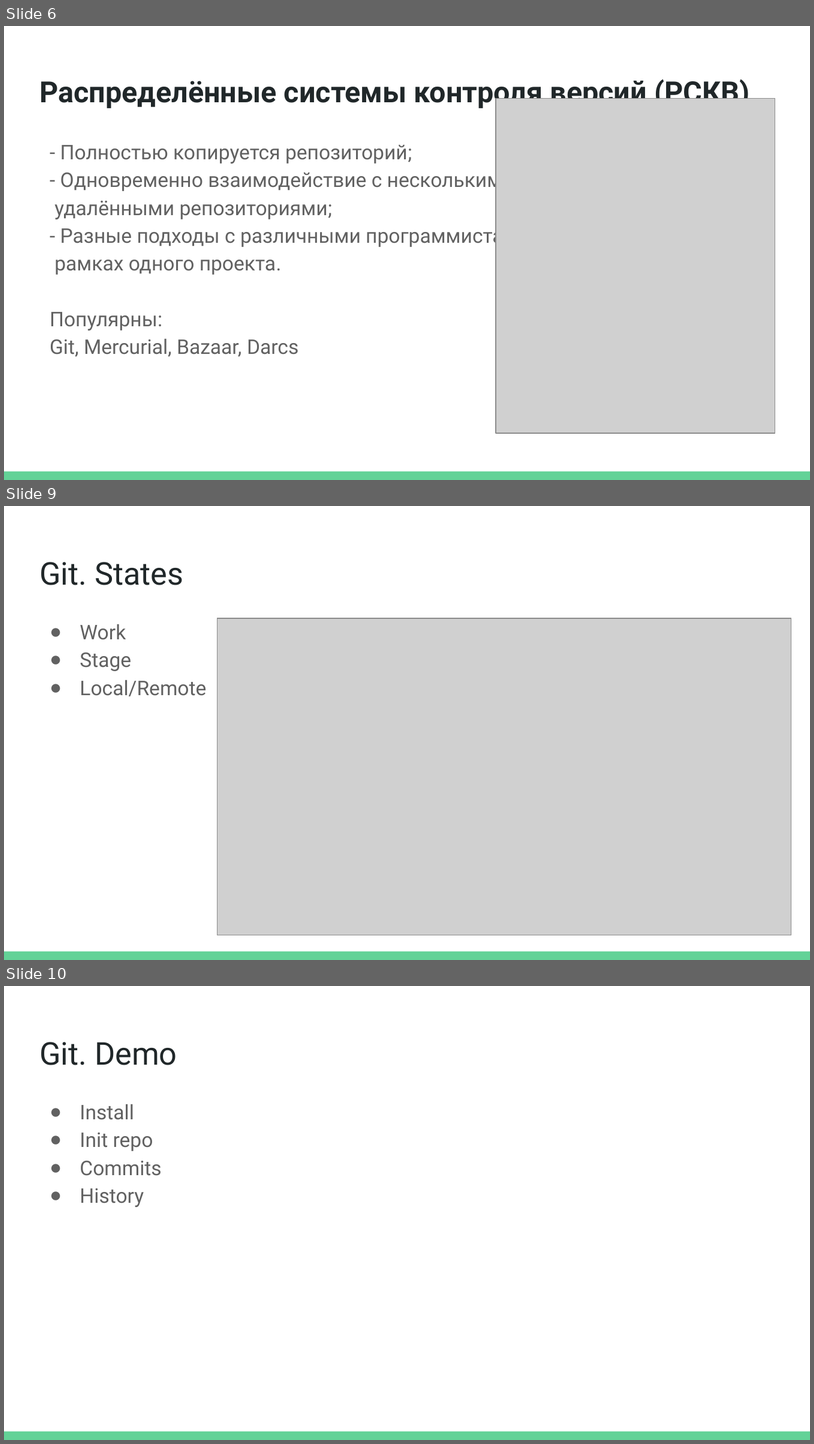
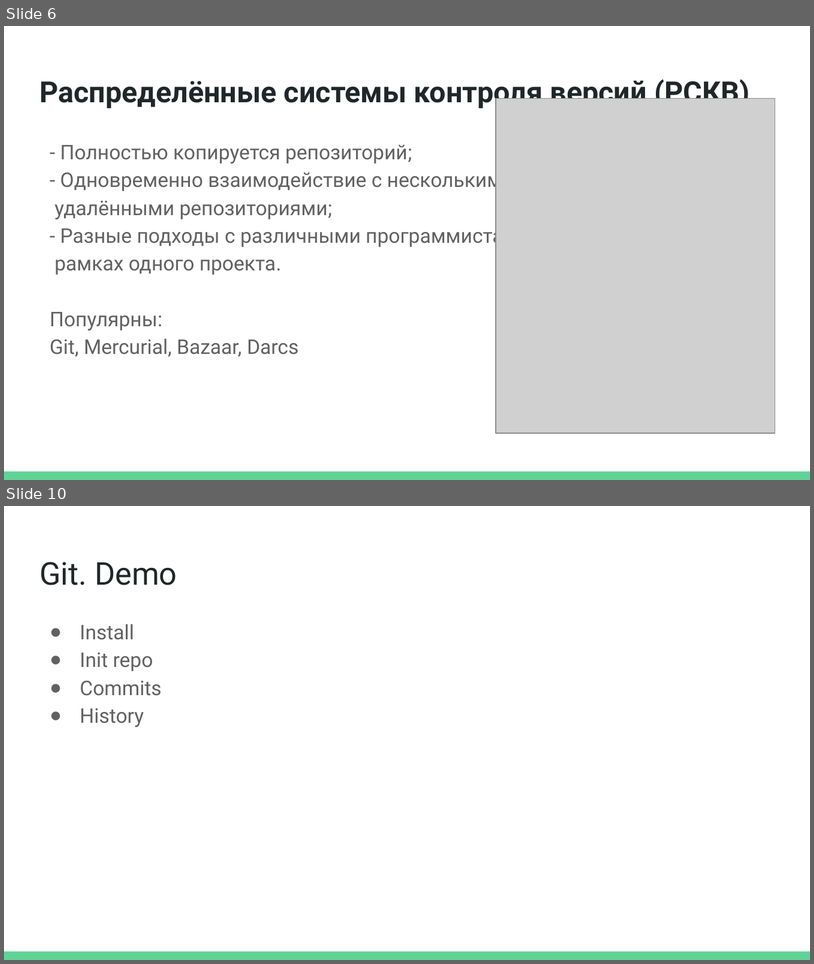
Before and after one commit to Homln/Python, a slide deck: 02.GIT.Homitsevich.pptx. Shown one above the other, each under a label of ours: slides 6, 9 and 10 before the commit, slides 6 and 10 after it; the slides between them are not shown. The pictures are 814x1444 and 814x964 pixels, drawn with LibreOffice and Linux fonts; fonts in the diff are those of the drawing; grey boxes stand for pictures. Boxes give left, top, right and bottom in pixels: in the first picture for what was removed or moved away, otherwise in the second. Text is boxed around its words. In the diff, an @@ line names an element or a change of style, - is before the commit and + after.

```diff
--- a/02.GIT.Homitsevich.pptx
+++ b/02.GIT.Homitsevich.pptx
@@ slide 9 removed at [4, 506, 810, 960], background #FFFFFF; not listed: 1 template element that a slide beside it also shows @@
@@ title removed at [39, 562, 183, 585] @@
-Git. States
@@ text removed at [80, 624, 206, 696] @@
-● Work
-● Stage
-● Local/Remote
@@ picture removed at [217, 618, 791, 935] @@
```
Also in this commit, not shown: 2 slides changed, 1 slide added.
